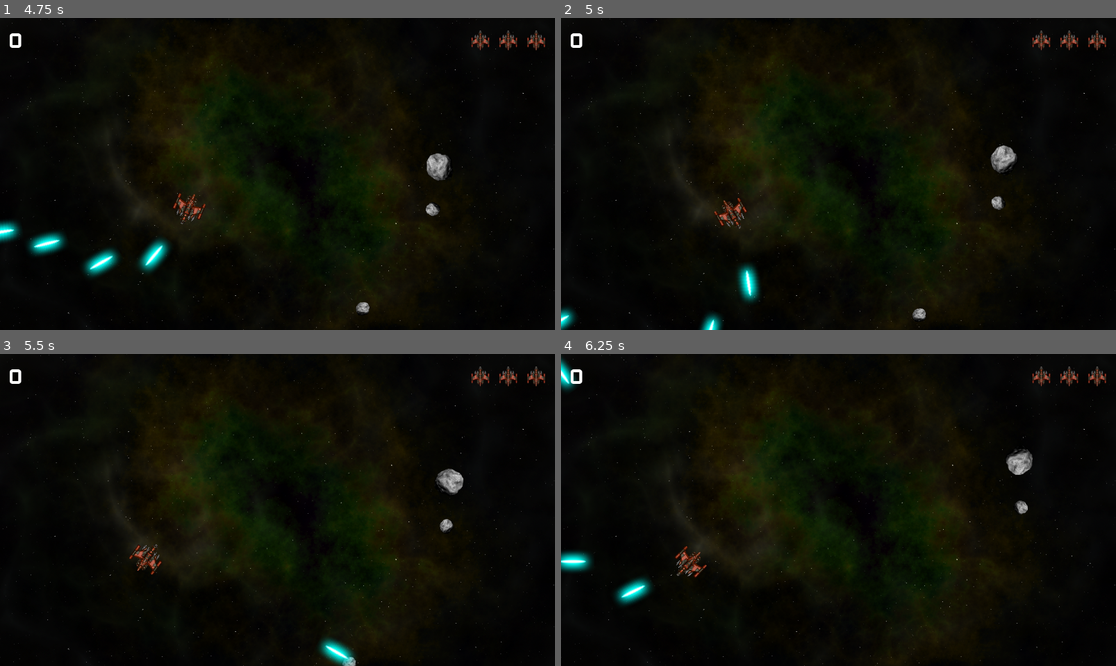
Above: before the commit, frames 1-4 (two rows, left to right).
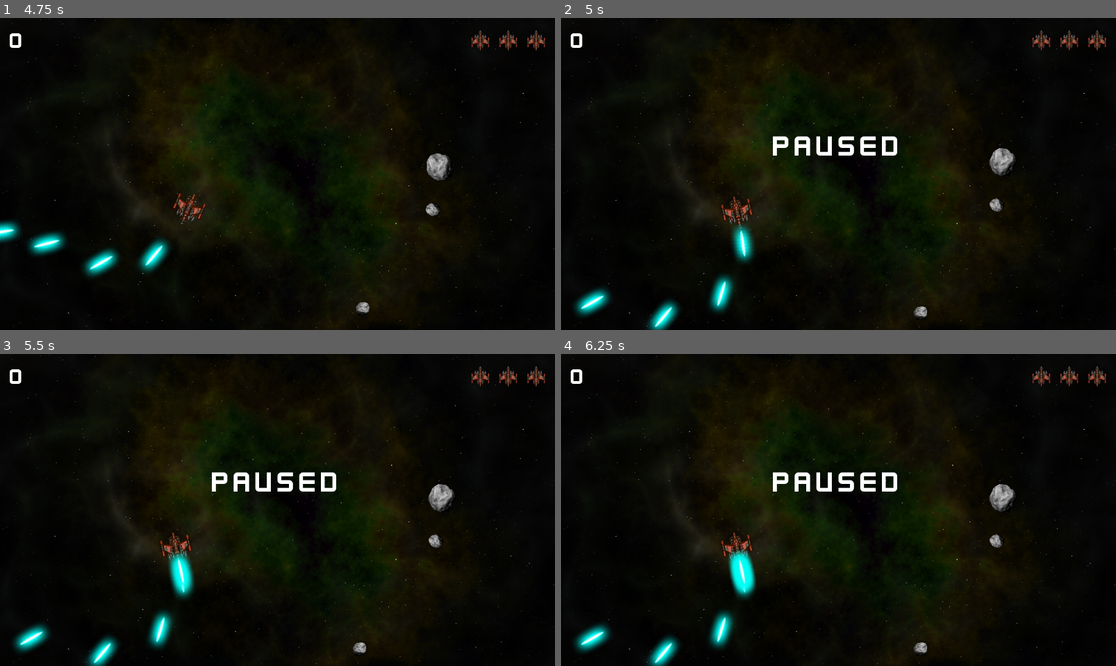
Above: after the commit, the same moments.

Repository: bakudas/godot-doodles
Game: Godot game, scene res://scenes/main.tscn
Same seed, same stepped clock (60 frames per second), same inputs: the game is played once before the commit and once after it.
Inputs (mouse positions are in pixels of both pictures, inside the frame that each line leads up to):
- Up to frame 1 (4.75 s): click (277, 214) at 0.5 s; tap Enter at 1.25 s; hold D (rotate_right) 1.28-2.03 s; hold Space (shoot) 1.28-2.03 s; hold A (rotate_left) 2.03-2.78 s; tap Space (shoot) at 2.1, 3.6 s; hold D (rotate_right) 2.78-3.53 s; hold Space (shoot) 2.78-3.53 s; hold W (thrust) 3.53-4.28 s; hold A (rotate_left) from 4.28 s (still down); hold Space (shoot) from 4.28 s (still down)
- Up to frame 2 (5 s): keep holding A (rotate_left); keep holding Space (shoot); tap P (pause, bound only after the commit) at 4.9 s
- Up to frame 3 (5.5 s): keep holding A (rotate_left); release Space (shoot) at 5.03 s; tap Space (shoot) at 5.1 s
- Up to frame 4 (6.25 s): keep holding A (rotate_left); hold Space (shoot) from 5.78 s (still down)

Frame 1 is identical in both runs. In frame 2, 3.6% of the frame differs, in the area x 0-83%, y 37-100%; in frame 3, 4.0%; in frame 4, 4.6%, in the area x 0-85%, y 1-100%.

Commit message:
fix signals

Diff:
--- a/arcade-asteroids/project.godot
+++ b/arcade-asteroids/project.godot
@@ -44,6 +44,11 @@
 "events": [Object(InputEventKey,"resource_local_to_scene":false,"resource_name":"","device":-1,"window_id":0,"alt_press …(191 unchanged characters)…
 ]
 }
+pause={
+"deadzone": 0.2,
+"events": [Object(InputEventKey,"resource_local_to_scene":false,"resource_name":"","device":-1,"window_id":0,"alt_pressed":false,"shift_pressed":false,"ctrl_pressed":false,"meta_pressed":false,"pressed":false,"keycode":0,"physical_keycode":80,"key_label":0,"unicode":112,"location":0,"echo":false,"script":null)
+]
+}
 
 [physics]
 
--- a/arcade-asteroids/scenes/main.tscn
+++ b/arcade-asteroids/scenes/main.tscn
@@ -12,6 +12,7 @@
 point_count = 6
 
 [node name="Main" type="Node2D" unique_id=1898612454]
+process_mode = 3
 script = ExtResource("1_sugp2")
 
 [node name="Background" type="Sprite2D" parent="." unique_id=1134413042]
--- a/arcade-asteroids/scripts/main.gd
+++ b/arcade-asteroids/scripts/main.gd
@@ -17,6 +17,20 @@
 		return
 	if get_tree().get_nodes_in_group("rocks").size() == 0:
 		new_level()
+
+
+func _input(event: InputEvent) -> void:
+	if event.is_action_pressed("pause"):
+		if not is_playing:
+			return
+		get_tree().paused = not get_tree().paused
+		var message = $HUD/VBoxContainer/Message
+		if get_tree().paused:
+			message.text = "Paused"
+			message.show()
+		else:
+			message.text = ""
+			message.hide()
 
 
 func new_game() -> void:
